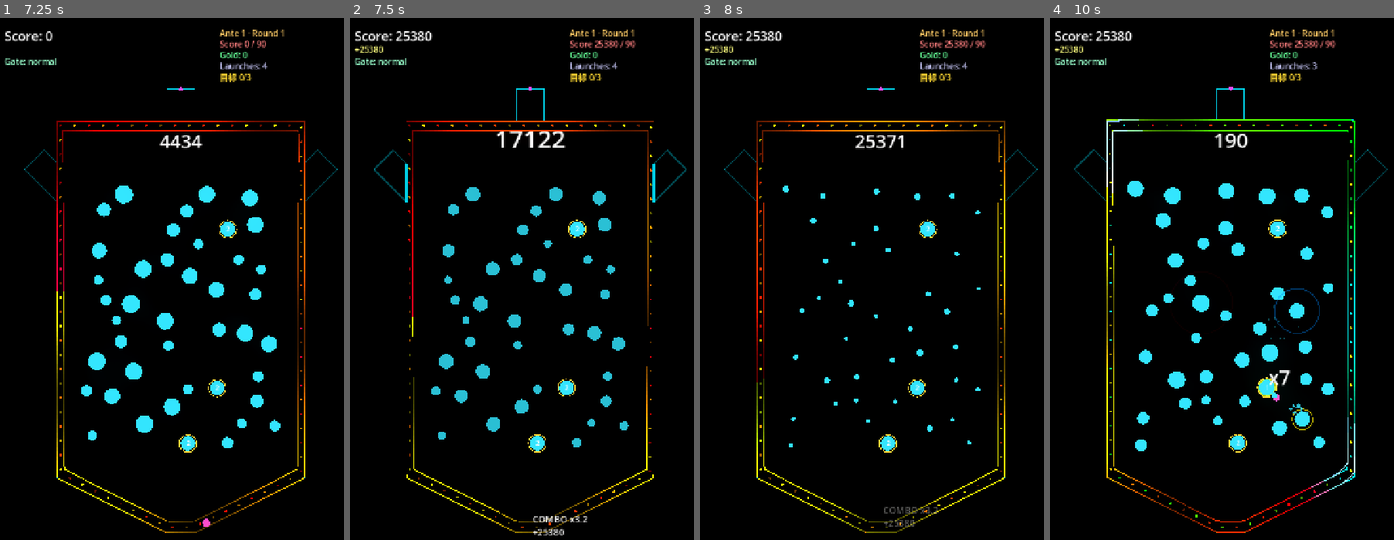
Above: before the commit, frames 1-4 (left to right).
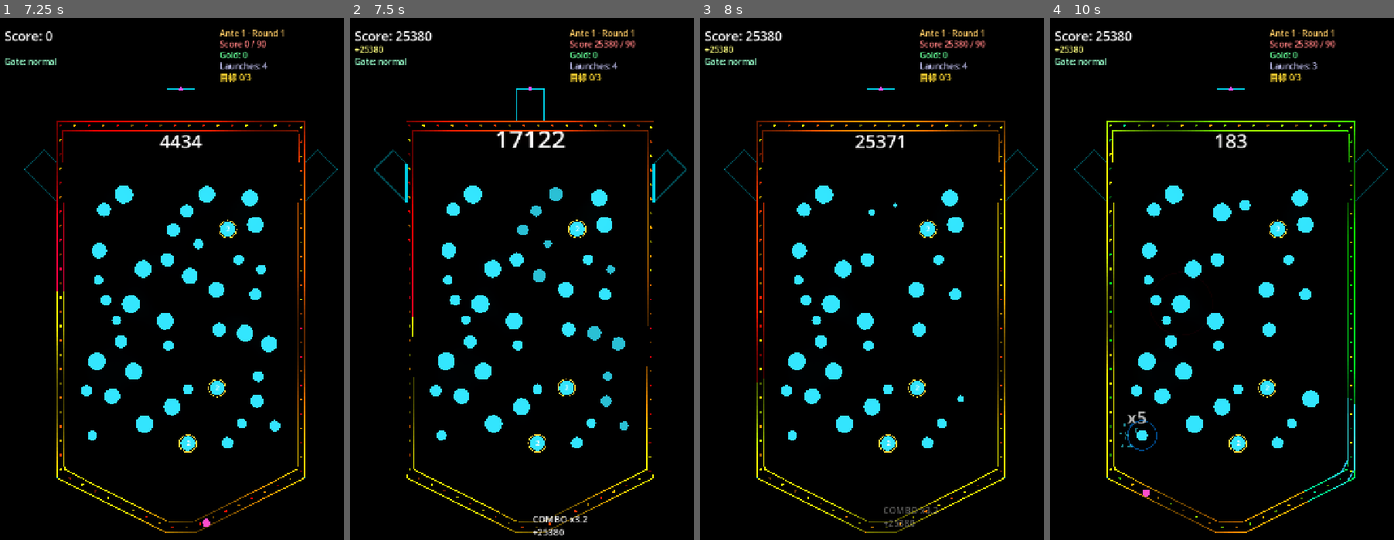
Above: after the commit, the same moments.

Repository: GencyZ/NeonPinball
Game: Godot game, scene res://scenes/main_menu.tscn
Two runs of this game, one before a commit and one after it. Both use one fixed random seed, a clock stepped at 60 frames per second and the inputs below.
Inputs (mouse positions are in pixels of both pictures, inside the frame that each line leads up to):
- Up to frame 1 (7.25 s): click "Start Run" at 0.5 s; tap Enter at 1.25 s; move the mouse to (261, 294) at 1.27 s; hold D 1.28-2 s; tap Space at 1.35, 1.52, 1.82, 3.05, 4.52, 4.55, 4.82, 6.05 s; click (261, 294) at 1.42 s; drag from (106, 357) to (161, 451) at 2.02 s; move the mouse to (216, 190) at 2.77 s; hold D 2.78-3.5 s; tap Alt at 2.85 s; click (216, 190) at 2.92 s; drag from (161, 451) to (68, 232) at 3.52 s; move the mouse to (292, 419) at 4.27 s; hold A 4.28-5 s; tap R at 4.35 s; click (292, 419) at 4.42 s; drag from (68, 232) to (123, 174) at 5.02 s; move the mouse to (199, 325) at 5.77 s; hold A 5.78-6.5 s; tap 1 at 5.85 s; click (199, 325) at 5.92 s; drag from (123, 174) to (106, 357) at 6.52 s
- Up to frame 2 (7.5 s): move the mouse to (611, 294) at 7.27 s; hold D from 7.28 s (still down); tap 3 at 7.35 s; click (611, 294) at 7.42 s
- Up to frame 3 (8 s): keep holding D; tap Space at 7.52, 7.55, 7.82 s
- Up to frame 4 (10 s): release D at 8 s; drag from (1156, 357) to (1211, 451) at 8.02 s; move the mouse to (1266, 190) at 8.77 s; hold A 8.78-9.5 s; tap Enter at 8.85 s; click (1266, 190) at 8.92 s; tap Space at 9.05 s; drag from (1211, 451) to (1118, 232) at 9.52 s

Frame 1 is identical in both runs. In frame 2, 2.5% of the frame differs, in the area x 23-77%, y 32-83%; in frame 3, 2.9%; in frame 4, 8.1%, in the area x 6-99%, y 13-99%.
Error before the commit: Invalid access to property or key 'scatter_angle' on a base object of type 'Dictionary'. (res://view/board_view.gd:339)
Error after the commit: Invalid access to property or key 'scatter_angle' on a base object of type 'Dictionary'. (res://view/board_view.gd:349)

Commit message:
feat: persistent board within round (clear hit pegs at settle + topup, retire per-launch regen)

Diff:
--- a/game/view/board_view.gd
+++ b/game/view/board_view.gd
@@ -6,6 +6,7 @@
 const PEG_ANIM_SCALE := 0.5     # extra radius at pop peak (1.0 -> 1.5x)
 const PEG_EXIT_DUR  := 0.4      # peg disappear animation (s)
 const PEG_ENTER_DUR := 0.4      # peg appear animation (s)
+const TOPUP_COUNT := 3          # 每发落定补几颗新钉（持久棋盘头号旋钮，见 balance-tunables）
 const HALO_DUR      := 0.45     # expanding ring on peg hit (s)
 const HALO_EXPAND   := 38.0     # ring max expand beyond peg radius (px)
 const RunManagerScript := preload("res://run/run_manager.gd")
@@ -14,6 +15,7 @@
 const ComboScoreScript := preload("res://scoring/combo_score.gd")
 const ScoreTickerScript := preload("res://juice/score_ticker.gd")
 const RoundGoalScript := preload("res://run/round_goal.gd")
+const BoardRefillScript := preload("res://run/board_refill.gd")
 const ALL_CLEAR_DUR := 0.5
 const SfxControllerScript := preload("res://juice/sfx_controller.gd")
 const NeonEnvScript := preload("res://view/neon_environment.gd")
@@ -44,6 +46,7 @@
 var _event_cursor := 0
 var _flashes: Array = []
 var _peg_anims: Dictionary = {}   # peg_id -> remaining pop-anim ttl
+var _hit_ids: Dictionary = {}     # 本发被"直接命中"的非目标钉的稳定 id 集合（落定时据此清除）
 
 var _launch_count := 0
 
@@ -129,33 +132,31 @@
 	var ria: int  = RunMan.state[&"round_in_ante"]
 	var depth := (ante - 1) * 3 + ria   # 0 (ante1 r1) … 23 (ante8 boss)
 	var rng := DeterministicRng.derive(int(RunMan.state[&"master_seed"]) + _launch_count, 0x9E3779B9)
-
 	var count := rng.range_int(25 + ante * 2, 38 + ante * 3)
-
-	# Placeable area: inside board, above funnel, with margins
+	return _place_pegs(count, avoid_pos, rng, depth)
+
+# 放置 count 颗钉：随机 pos + 半径 10-20 + 避重(避开已放置 + avoid_pos) + 按 depth 选类型。
+# 供 _generate_pegs(整盘) 与 _topup_pegs(补钉) 共用。
+func _place_pegs(count: int, avoid_pos: Array, rng: DeterministicRng, depth: int) -> Array:
 	var margin := 44.0
 	var area := Rect2(
 		_rect.position.x + margin,
 		_rect.position.y + margin + 80.0,   # extra top gap for channel walls
 		_rect.size.x - margin * 2.0,
 		780.0 - margin * 2.0 - 80.0)        # height fits above funnel (local y < 780)
-
 	var special_rate := minf(float(depth) / 23.0 * 0.55, 0.55)
 	var type_pool := _build_type_pool(depth)
-
 	var list: Array = []
 	var placed_pos: Array = []
 	var placed_rad: Array = []
 	var id := 0
 	var attempts := 0
-
 	while list.size() < count and attempts < count * 30:
 		attempts += 1
 		var r := rng.range_float(10.0, 20.0)
 		var pos := Vector2(
 			rng.range_float(area.position.x + r, area.end.x - r),
 			rng.range_float(area.position.y + r, area.end.y - r))
-
 		var too_close := false
 		for j in placed_pos.size():
 			if pos.distance_to(placed_pos[j]) < r + placed_rad[j] + 18.0:
@@ -166,13 +167,11 @@
 					too_close = true; break
 		if too_close:
 			continue
-
 		var peg_type: PegType
 		if type_pool.size() > 0 and rng.next_float() < special_rate:
 			peg_type = type_pool[rng.range_int(0, type_pool.size())]
 		else:
 			peg_type = GameDB.peg_types[&"normal"]
-
 		list.append({&"id": id, &"pos": pos, &"radius": r,
 					 &"base_score": r * 0.6, &"type": peg_type,
 					 &"frozen": false, &"poisoned": false})
@@ -180,6 +179,17 @@
 		placed_rad.append(r)
 		id += 1
 	return list
+
+# 落定后补 n 颗新钉：避开现有所有钉，确定性 RNG（salt 0x85EBCA6B 区别于发钉 0x9E3779B9，互不相关）。
+func _topup_pegs(n: int) -> Array:
+	var ante: int = RunMan.state[&"ante"]
+	var ria: int  = RunMan.state[&"round_in_ante"]
+	var depth := (ante - 1) * 3 + ria
+	var avoid: Array = []
+	for peg in _pegs:
+		avoid.append(peg[&"pos"])
+	var rng := DeterministicRng.derive(int(RunMan.state[&"master_seed"]) + _launch_count, 0x85EBCA6B)
+	return _place_pegs(n, avoid, rng, depth)
 
 # 每轮生成一次的持久目标钉（金色、带 HP）。确定性 RNG。
 func _generate_target_pegs() -> Array:
@@ -417,6 +427,7 @@
 	RunMan.spend_launch()
 	_sync_hud()
 	_score_ctx.clear_for_launch()
+	_hit_ids.clear()
 	_combo = 0
 	_score_ticker.reset()
 	_live_target = 0.0
@@ -479,6 +490,8 @@
 					if hit_peg_id >= 0 and hit_peg_id < _pegs.size():
 						_peg_anims[hit_peg_id] = PEG_ANIM_DUR
 						var hit_peg: Dictionary = _pegs[hit_peg_id]
+						if not hit_peg.get(&"is_target", false):
+							_hit_ids[int(hit_peg[&"id"])] = true
 						var hit_type: PegType = hit_peg.get(&"type")
 						var behavior := hit_type.behavior if hit_type != null else PegType.Behavior.NORMAL
 						if hit_peg.get(&"is_target", false):
@@ -618,29 +631,31 @@
 func _start_peg_transition() -> void:
 	_is_transitioning = true
 	_dying_pegs.clear()
-	var survivors: Array = []
+	# 只清"本发被直接命中的非目标钉"（缩小退场）；没撞的 + 目标钉留下（持久）。
 	for peg in _pegs:
 		if peg.get(&"is_target", false):
-			survivors.append(peg)   # 目标钉持久，不消失
-		else:
+			continue
+		if _hit_ids.has(int(peg[&"id"])):
 			_dying_pegs.append({&"data": peg.duplicate(), &"ttl": PEG_EXIT_DUR, &"max_ttl": PEG_EXIT_DUR})
-	_pegs = survivors
+	_pegs = BoardRefillScript.survivors(_pegs, _hit_ids)
+	# id 重排 / _make_sim / _rebuild_wall_segs 推迟到补钉后统一做（见 _on_peg_exit_done）；
+	# 退场期无球、sim/walls 不被使用（_is_transitioning 期间 input 也不出预测线）。
+	get_tree().create_timer(PEG_EXIT_DUR).timeout.connect(_on_peg_exit_done)
+
+func _on_peg_exit_done() -> void:
+	_dying_pegs.clear()
+	# 持久棋盘：保留存活钉，补 TOPUP_COUNT 颗新钉（不再整盘重随机）。
+	var fresh: Array = _topup_pegs(TOPUP_COUNT)
+	var fresh_count: int = fresh.size()
+	_pegs.append_array(fresh)
 	for i in _pegs.size():
 		_pegs[i][&"id"] = i
 	_sim = _make_sim(_pegs)
 	_rebuild_wall_segs(false)
-	get_tree().create_timer(PEG_EXIT_DUR).timeout.connect(_on_peg_exit_done)
-
-func _on_peg_exit_done() -> void:
-	_dying_pegs.clear()
-	_pegs = _compose_pegs()
-	_sim = _make_sim(_pegs)
-	_rebuild_wall_segs(false)
+	# 只给新补的钉播放放大出现动画（存活钉不重播）。
 	_peg_enter_ttls.clear()
-	for peg in _pegs:
-		if peg.get(&"is_target", false):
-			continue   # 目标钉一直在场，不播放出现动画
-		_peg_enter_ttls[peg[&"id"]] = PEG_ENTER_DUR
+	for i in range(_pegs.size() - fresh_count, _pegs.size()):
+		_peg_enter_ttls[_pegs[i][&"id"]] = PEG_ENTER_DUR
 	get_tree().create_timer(PEG_ENTER_DUR).timeout.connect(_on_peg_enter_done)
 
 func _on_peg_enter_done() -> void:
